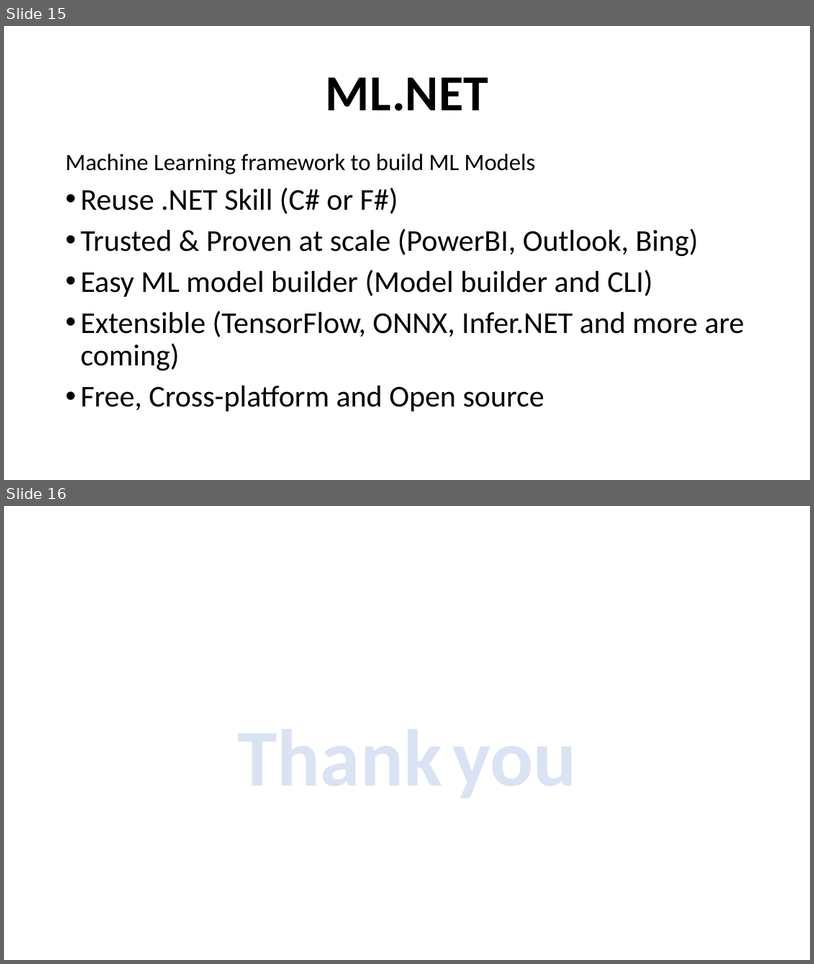
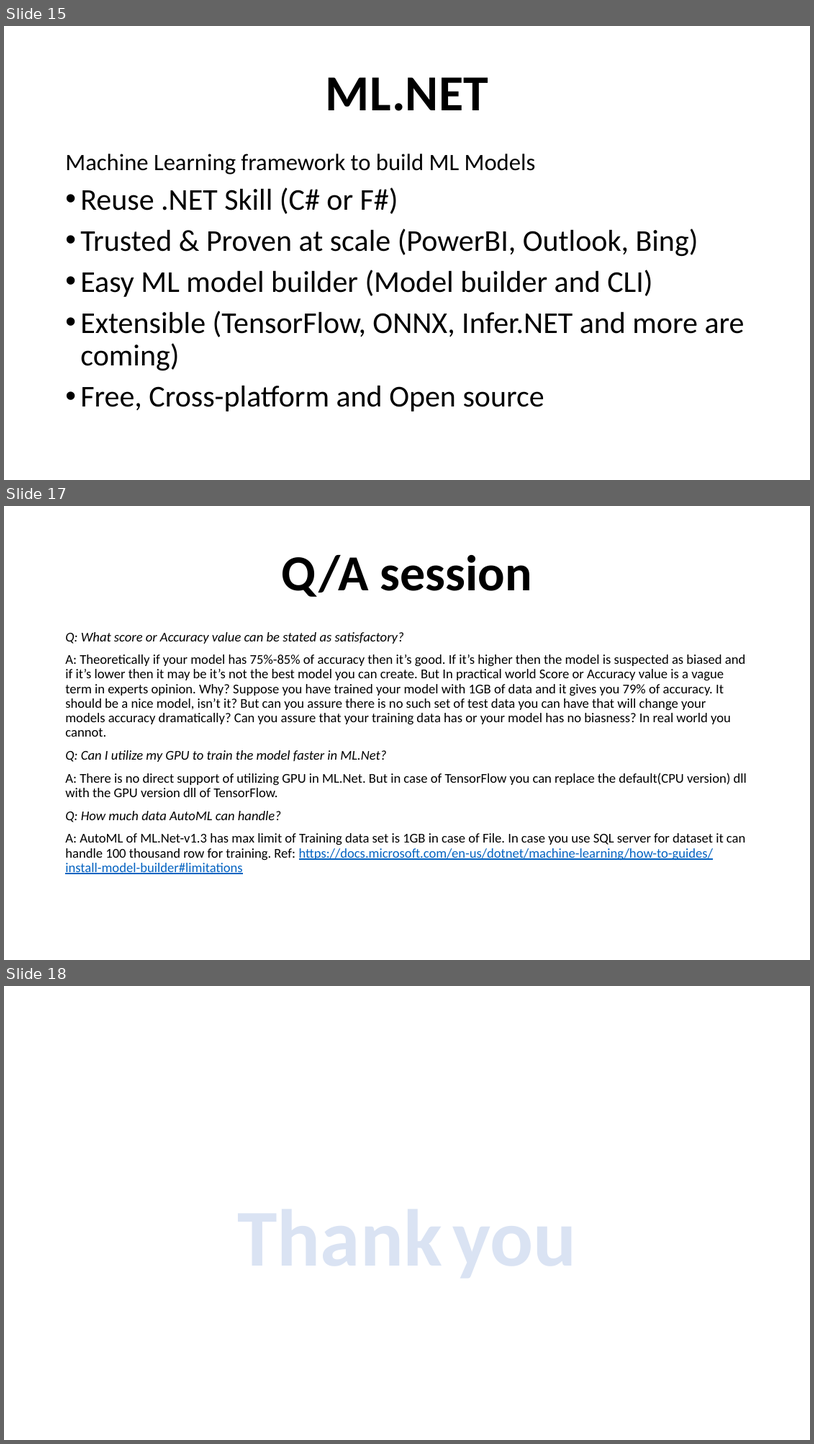
Before and after one commit to AmjadHossainRahat/.Net-Conf-BD-2019, a slide deck: presentation/ML dotNET.pptx. Shown one above the other, each under a label of ours: slides 15 and 16 before the commit, slides 15, 17 and 18 after it; the slides between them are not shown. The pictures are 814x964 and 814x1444 pixels, drawn with LibreOffice and Linux fonts; fonts in the diff are those of the drawing. Boxes give left, top, right and bottom in pixels: in the first picture for what was removed or moved away, otherwise in the second. Text is boxed around its words. In the diff, an @@ line names an element or a change of style, - is before the commit and + after.

Commit message:
slides updated

```diff
--- a/presentation/ML dotNET.pptx
+++ b/presentation/ML dotNET.pptx
@@ slide 17 added at (x1=4, y1=506, x2=810, y2=960), background #FFFFFF @@
@@ title added at (x1=282, y1=555, x2=532, y2=597), 60 pt, text #000000, bold @@
+Q/A session
@@ text added at (x1=65, y1=632, x2=747, y2=874), 16 pt, text #000000 @@
+Q: What score or Accuracy value can be stated as satisfactory?
+A: Theoretically if your model has 75%-85% of accuracy then it’s good. If it’s higher then the model is suspected as biased and if it’s lower then it may be it’s not the best model you can create. But In practical world Score or Accuracy value is a vague term in experts opinion. Why? Suppose you have trained your model with 1GB of data and it gives you 79% of accuracy. It should be a nice model, isn’t it? But can you assure there is no such set of test data you can have that will change your models accuracy dramatically? Can you assure that your training data has or your model has no biasness? In real world you cannot.
+Q: Can I utilize my GPU to train the model faster in ML.Net?
+A: There is no direct support of utilizing GPU in ML.Net. But in case of TensorFlow you can replace the default(CPU version) dll with the GPU version dll of TensorFlow.
+Q: How much data AutoML can handle?
+A: AutoML of ML.Net-v1.3 has max limit of Training data set is 1GB in case of File. In case you use SQL server for dataset it can handle 100 thousand row for training. Ref: https://docs.microsoft.com/en-us/dotnet/machine-learning/how-to-guides/install-model-builder#limitations
@@ what was slide 16 is now slide 18 @@
```
Also in this commit, not shown: 1 other slide added.
